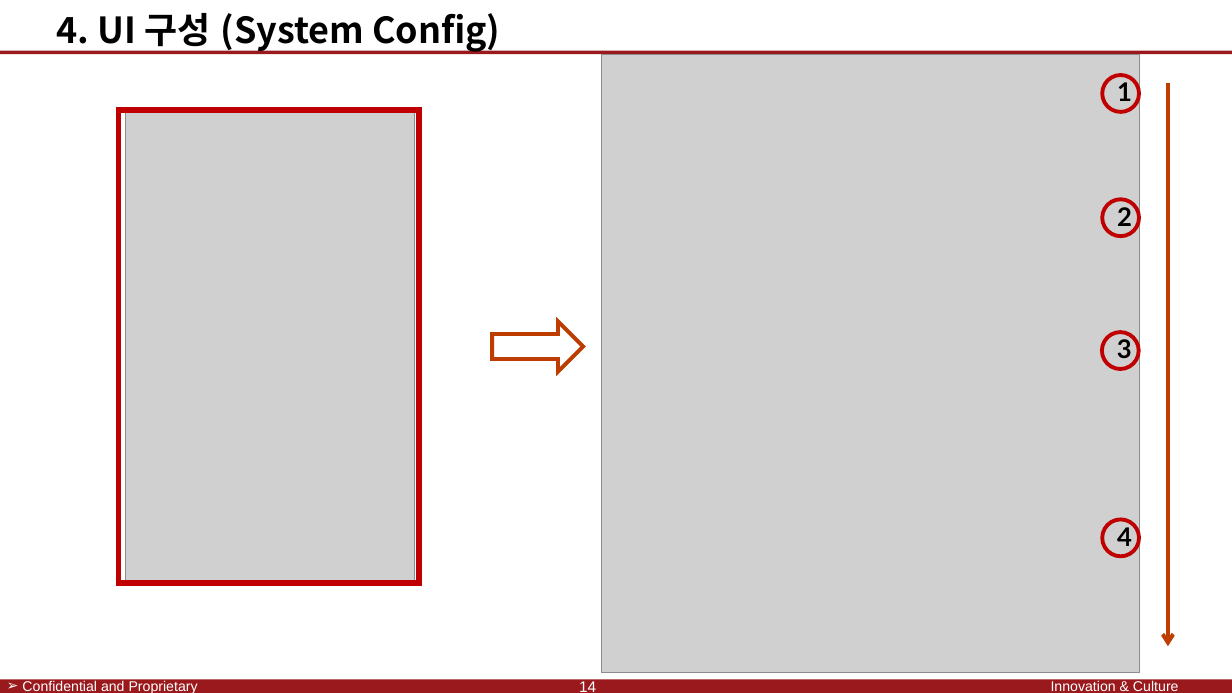
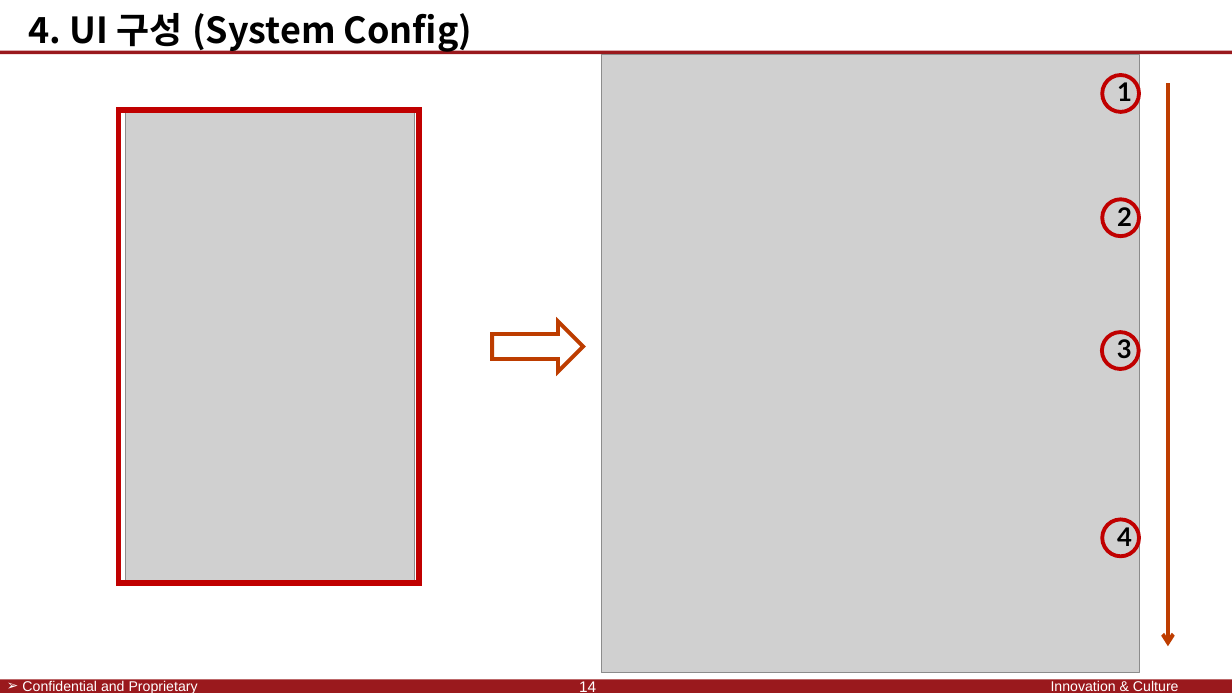
Before and after one commit to SaintSeong/JusungProject, a slide deck: slide 21 of A조 발표/A조 발표 최종.pptx. Drawn at 1232x693 pixels with LibreOffice and Linux fonts; fonts in the diff are those of the drawing; grey boxes stand for pictures; background and template pictures are left out. Boxes give left, top, right and bottom in pixels: in the first picture for what was removed or moved away, otherwise in the second. Text is boxed around its words. In the diff, an @@ line names an element or a change of style, - is before the commit and + after.

```diff
--- a/A조 발표/A조 발표 최종.pptx
+++ b/A조 발표/A조 발표 최종.pptx
@@ text "4. UI 구성 (System Config)" at (28, 13, 472, 53): alignment centre to left @@
```
Also in this commit, not shown: 6 other slides changed, 1 other file.
